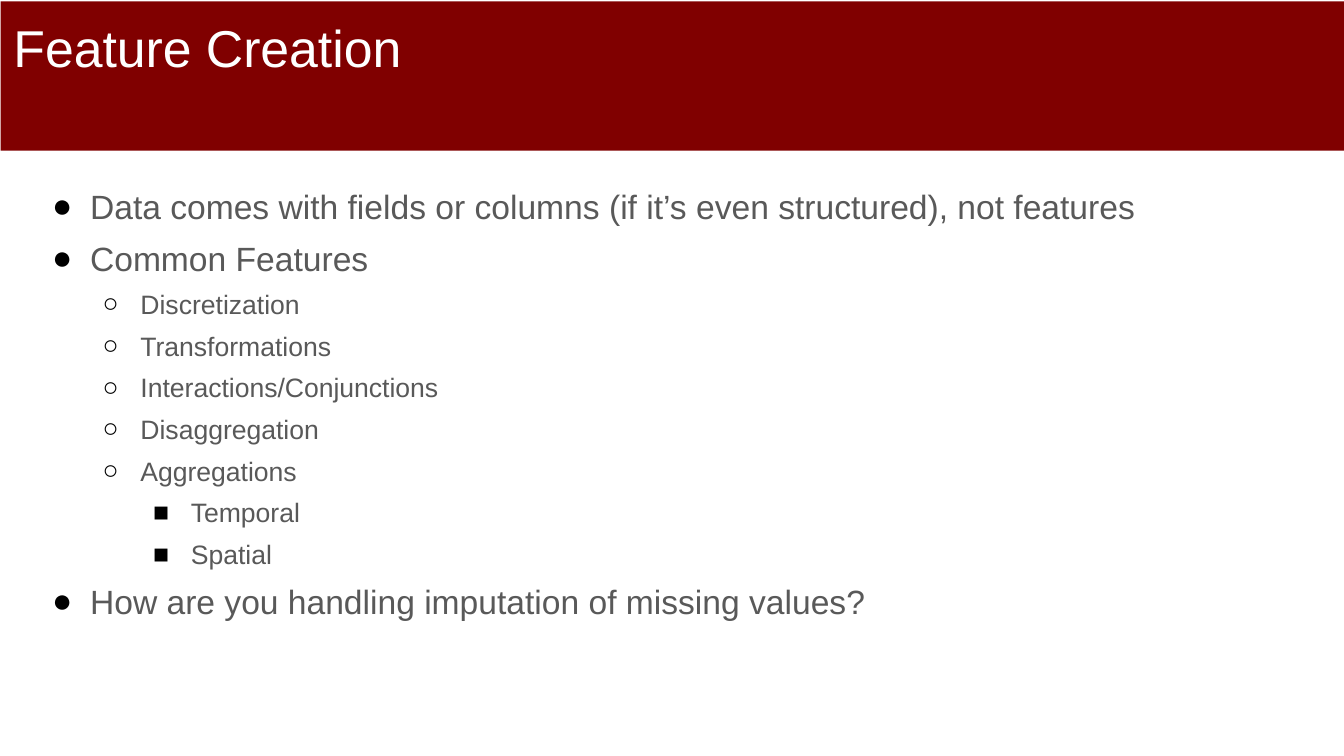
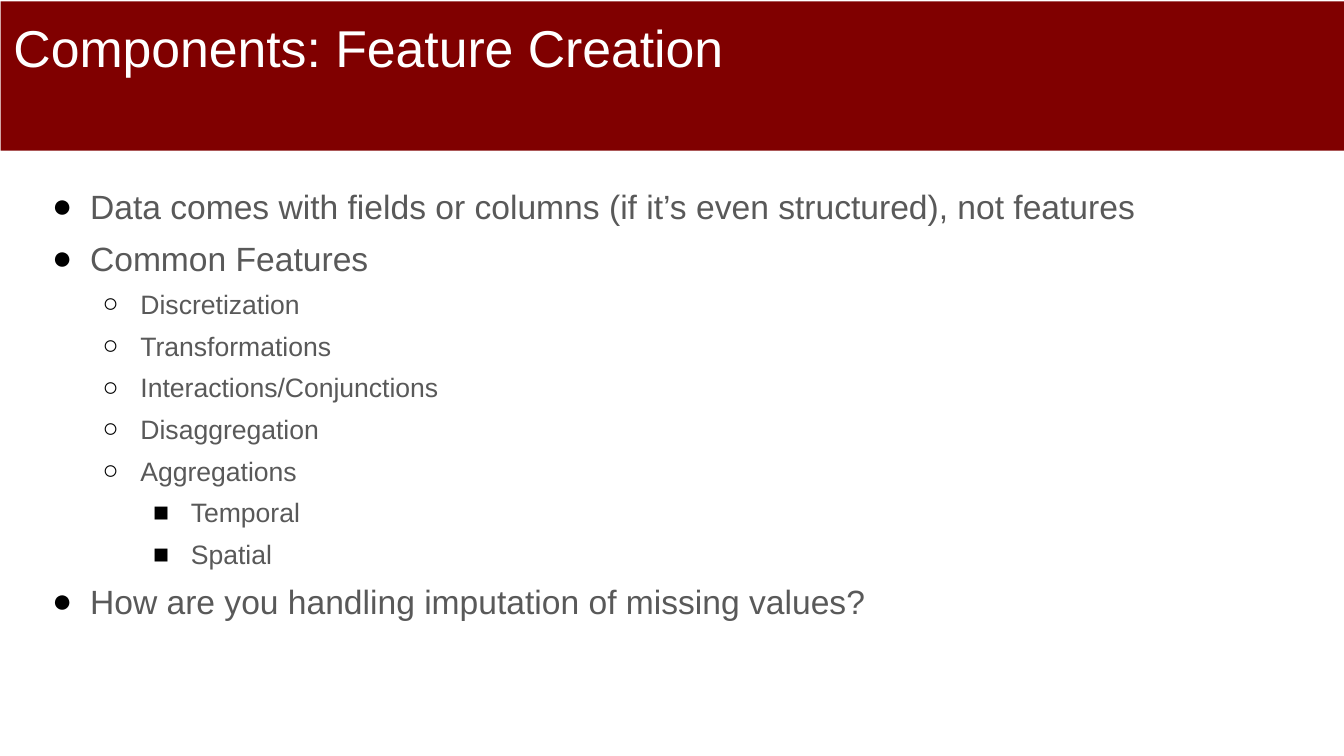
Before and after one commit to dssg/mlforpublicpolicylab, a slide deck: slide 12 of 04 - Machine Learning Pipelines/Machine-Learning-Pipelines.pptx. Drawn at 1344x756 pixels with LibreOffice and Linux fonts; fonts in the diff are those of the drawing. Boxes give left, top, right and bottom in pixels: in the first picture for what was removed or moved away, otherwise in the second. Text is boxed around its words. In the diff, an @@ line names an element or a change of style, - is before the commit and + after.

```diff
--- a/04 - Machine Learning Pipelines/Machine-Learning-Pipelines.pptx
+++ b/04 - Machine Learning Pipelines/Machine-Learning-Pipelines.pptx
@@ title at (13,29,723,78): text changed @@
-Feature Creation
+Components: Feature Creation
```
Also in this commit, not shown: 9 other slides changed.
